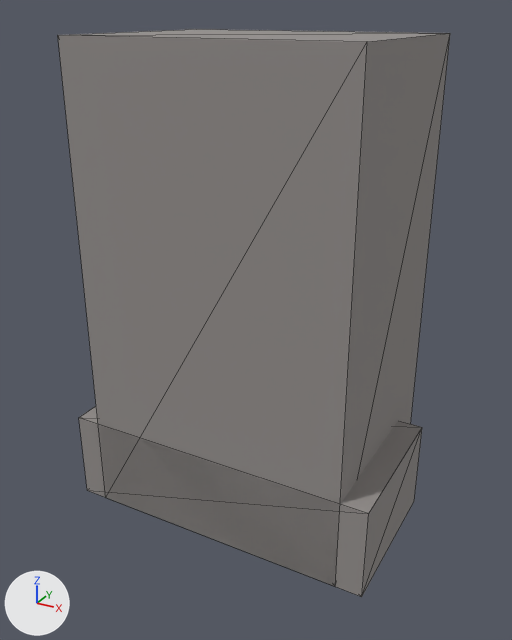
Before and after pictures for a commit that changed the glTF model assets/models/door_chain_socket.gltf.
Rendered twice from a 50 mm camera at (0.0481, -0.1043, 0.4151) aimed at (0.0003, -0.0172, 0.3716). Every picture has the same lights, and +X, +Y and +Z are marked at lower left. The older version comes first. Mesh edges are drawn as thin lines. Vertices at exactly the same position are counted once.
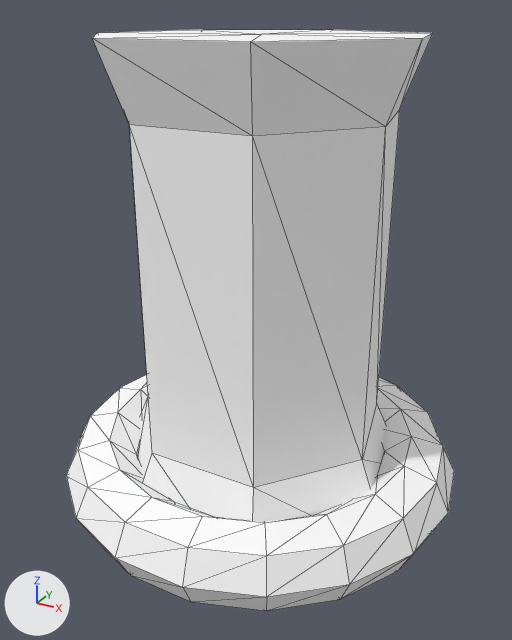
Boxes [x1, y1, x2, y2] around the edits, measured in the pictures (512 x 640 px):
'Mesh_0', recoloured, reshaped: before [58, 29, 450, 597]; after [66, 30, 454, 611]
part 1 of me_mesh_0, rebuilt: before [58, 29, 450, 586]; after [92, 30, 433, 522]
part 2 of me_mesh_0, added: after [66, 375, 454, 611]
part 3 of me_mesh_0, deleted: before [79, 406, 422, 597]

The change, as a list of edits to the scene's bpy script:
```text
Change mat_material_0:
    mat_material_0.base_color: (0.3, 0.28, 0.27) -> (1.0, 1.0, 1.0)  # grey #95908e -> white #ffffff
Change me_mesh_0:
    used by ob_mesh_0; location = (0.0, 0.0, 0.0)
    remove me_mesh_0.from_pydata(...)  # 16 vertices, 24 faces; spans x -0.0248..0.0248, y -0.0312..0.0008, z 0.34..0.412
    add me_mesh_0.from_pydata(...)  # 156 vertices, 308 faces; spans x -0.032..0.032, y -0.0467..0.0163, z 0.34..0.412
    me_mesh_0 part 1: the loose piece of 8 vertices spanning x -0.0208..0.0208, y -0.0312..0.0008, z 0.34..0.412 is rebuilt with 30 vertices and now spans x -0.0253..0.0253, y -0.0386..0.0108, z 0.34..0.412
    me_mesh_0 part 2: a new loose piece of 126 vertices spanning x -0.032..0.032, y -0.0467..0.0163, z 0.3402..0.3518, in mat_material_0 (white #ffffff)
    me_mesh_0 part 3
    8 vertices are removed from x -0.0248..0.0248, y -0.0312..-0.0072, z 0.34..0.3544
    12 faces are deleted
```
